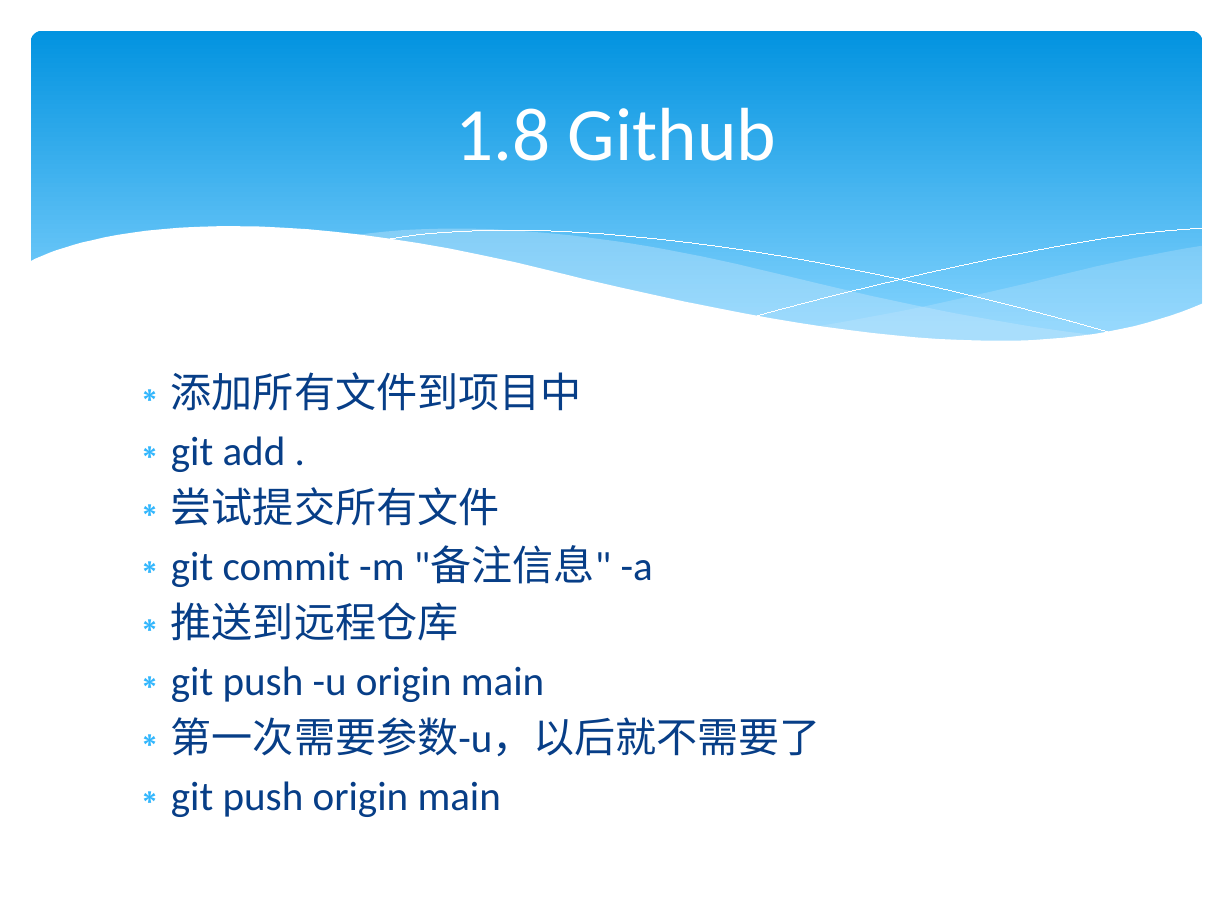
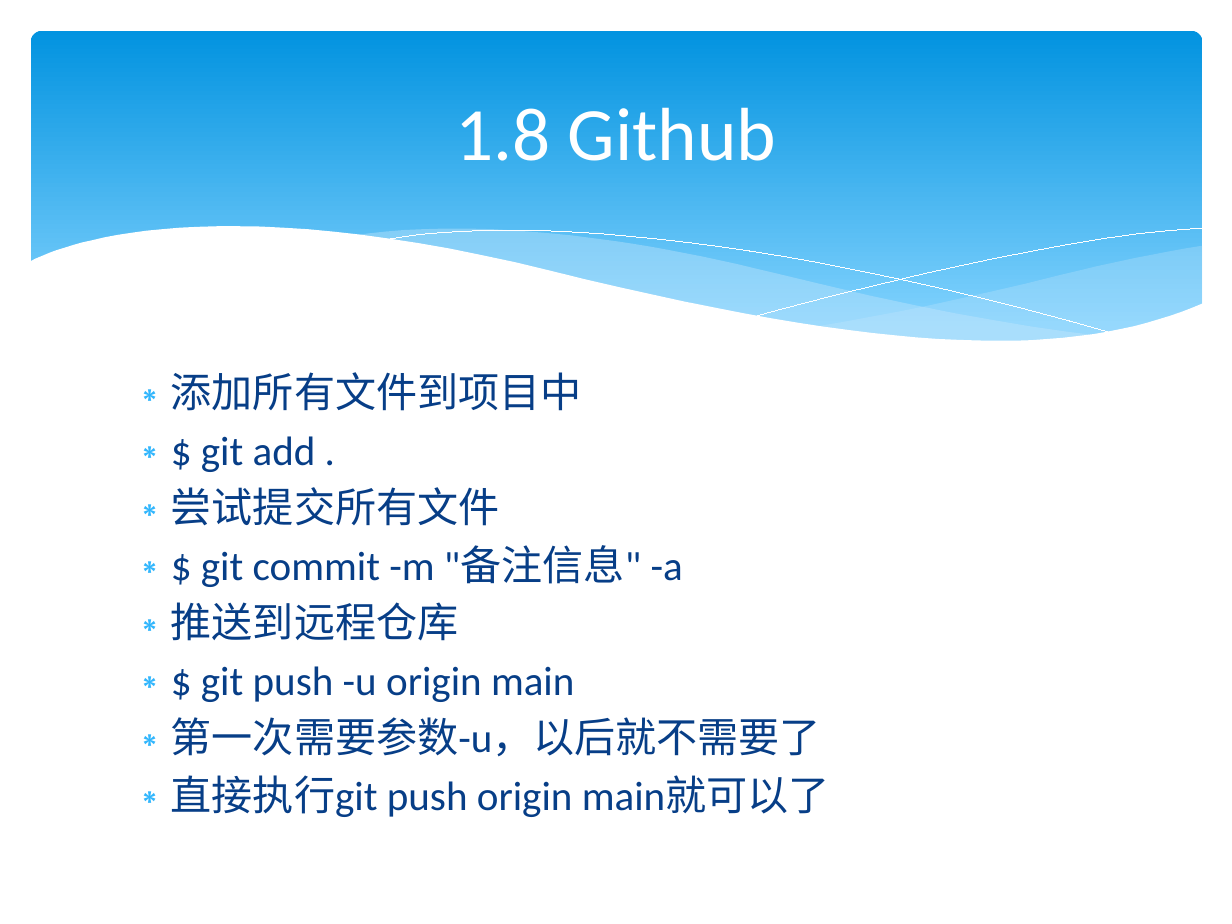
Before and after one commit to lamplight8/cpp, a slide deck: slide 56 of ppt/ch01_绪论_1.pptx. Drawn at 1232x924 pixels with LibreOffice and Linux fonts; fonts in the diff are those of the drawing. Boxes give left, top, right and bottom in pixels: in the first picture for what was removed or moved away, otherwise in the second. Text is boxed around its words. In the diff, an @@ line names an element or a change of style, - is before the commit and + after.

```diff
--- a/ppt/ch01_绪论_1.pptx
+++ b/ppt/ch01_绪论_1.pptx
@@ text at box(201, 436, 316, 472): text changed @@
-∗ git add .
+∗ $ git add .
@@ text at box(201, 546, 683, 587): text changed @@
-∗ git commit -m "备注信息" -a
+∗ $ git commit -m "备注信息" -a
@@ text at box(201, 666, 574, 702): text changed @@
-∗ git push -u origin main
+∗ $ git push -u origin main
@@ text at box(171, 775, 830, 817): text changed @@
-∗ git push origin main
+∗ 直接执行git push origin main就可以了
```
Also in this commit, not shown: 27 other slides changed, 4 slides added.
